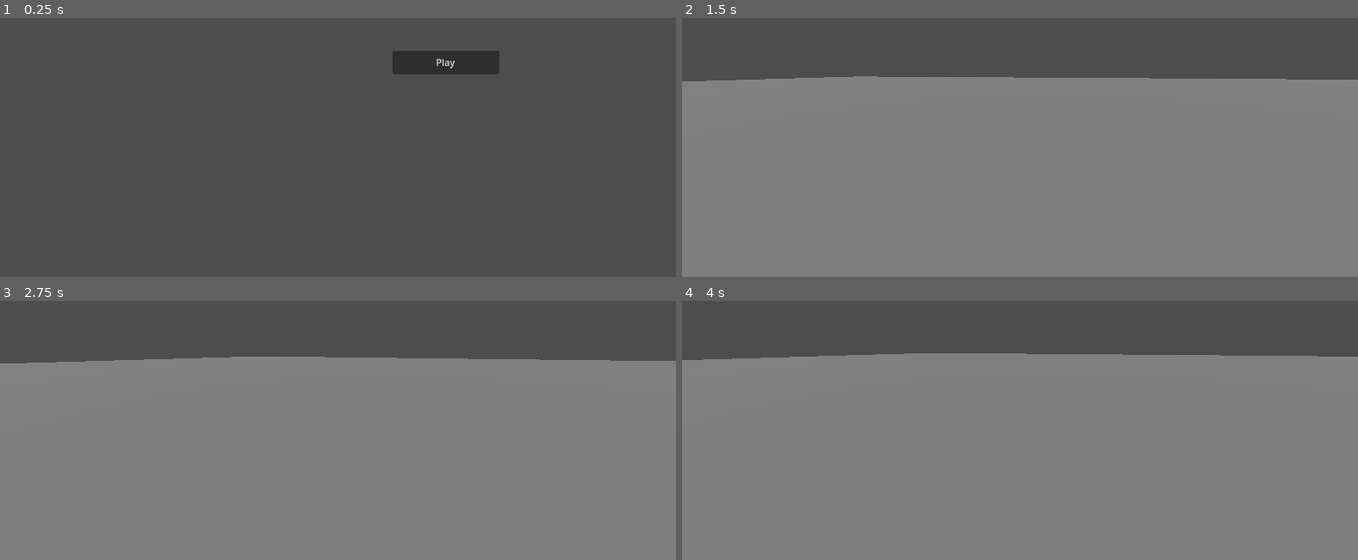
Above: before the commit, frames 1-4 (two rows, left to right).
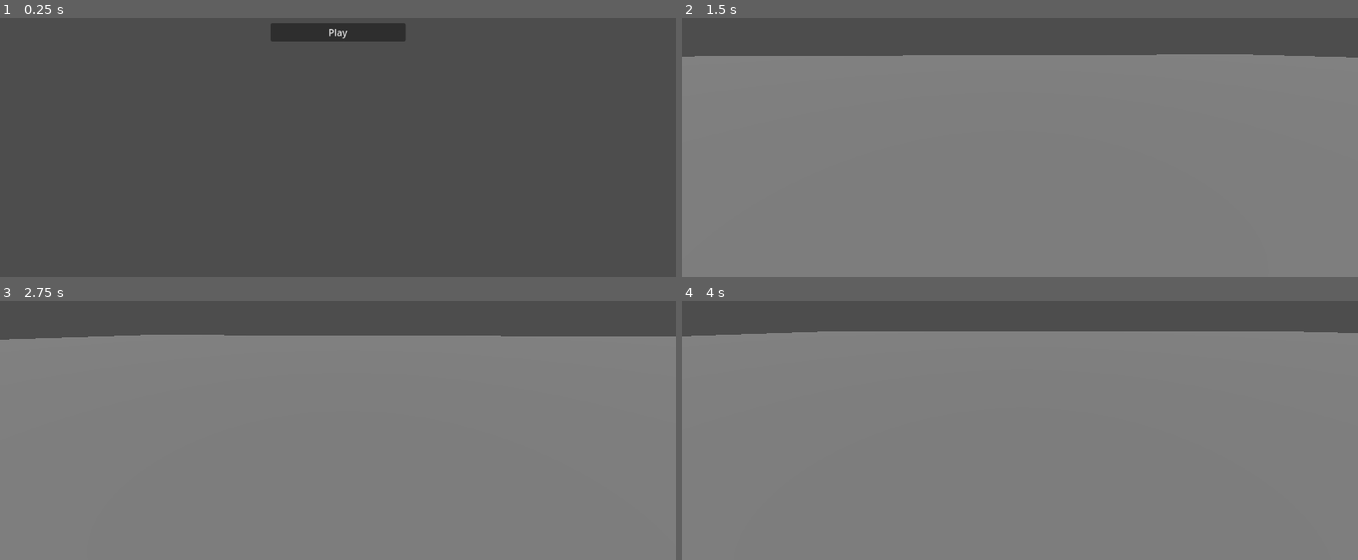
Above: after the commit, the same moments.

Repository: Sqydev/Learning_godot
Game: Godot game, scene res://scenes/Menu.tscn
Same seed, same stepped clock (60 frames per second), same inputs: the game is played once before the commit and once after it.
Inputs (mouse positions are in pixels of both pictures, inside the frame that each line leads up to):
- Up to frame 1 (0.25 s): no input
- Up to frame 2 (1.5 s): click "Play" at 0.5 s; tap Enter at 1.25 s; move the mouse to (1053, 85) at 1.27 s; hold A (a) from 1.28 s (still down)
- Up to frame 3 (2.75 s): tap Space (jump) at 1.52, 2.27 s; tap D (d) at 1.55, 2.1 s; move the mouse to (304, 370) at 2.02 s; release A (a) at 2.03 s; tap S (s) at 2.3 s
- Up to frame 4 (4 s): move the mouse to (1033, 363) at 2.77 s; hold S (s) 2.78-3.53 s; tap W (w) at 3.05, 3.6 s; tap Space (jump) at 3.5, 3.77 s; move the mouse to (1013, 376) at 3.52 s; tap A (a) at 3.8 s

The runs differ from the first frame. In frame 1, 2.8% of the frame differs, in the area x 40-74%, y 1-22%; in frame 2, 8.8%; in frame 3, 8.9%; in frame 4, 9.1%, in the area x 0-100%, y 11-23%.

Commit message:
Made better menu

Diff:
--- a/scenes/Menu.tscn
+++ b/scenes/Menu.tscn
@@ -2,12 +2,21 @@
 
 [ext_resource type="Script" uid="uid://cv1xekbj6147f" path="res://scripts/menu.gd" id="1_xdvgc"]
 
-[node name="Menu" type="Node2D"]
+[node name="Control" type="Control"]
+layout_mode = 3
+anchors_preset = 15
+anchor_right = 1.0
+anchor_bottom = 1.0
+grow_horizontal = 2
+grow_vertical = 2
 script = ExtResource("1_xdvgc")
 
 [node name="Play" type="Button" parent="."]
-offset_left = 669.0
-offset_top = 261.0
-offset_right = 851.0
-offset_bottom = 301.0
+layout_mode = 1
+anchors_preset = -1
+anchor_left = 0.4
+anchor_top = 0.33
+anchor_right = 0.6
+anchor_bottom = 0.33
+grow_horizontal = 2
 text = "Play"
--- a/scripts/menu.gd
+++ b/scripts/menu.gd
@@ -1,4 +1,4 @@
-extends Node2D
+extends Control
 
 @onready var play = $Play
 
